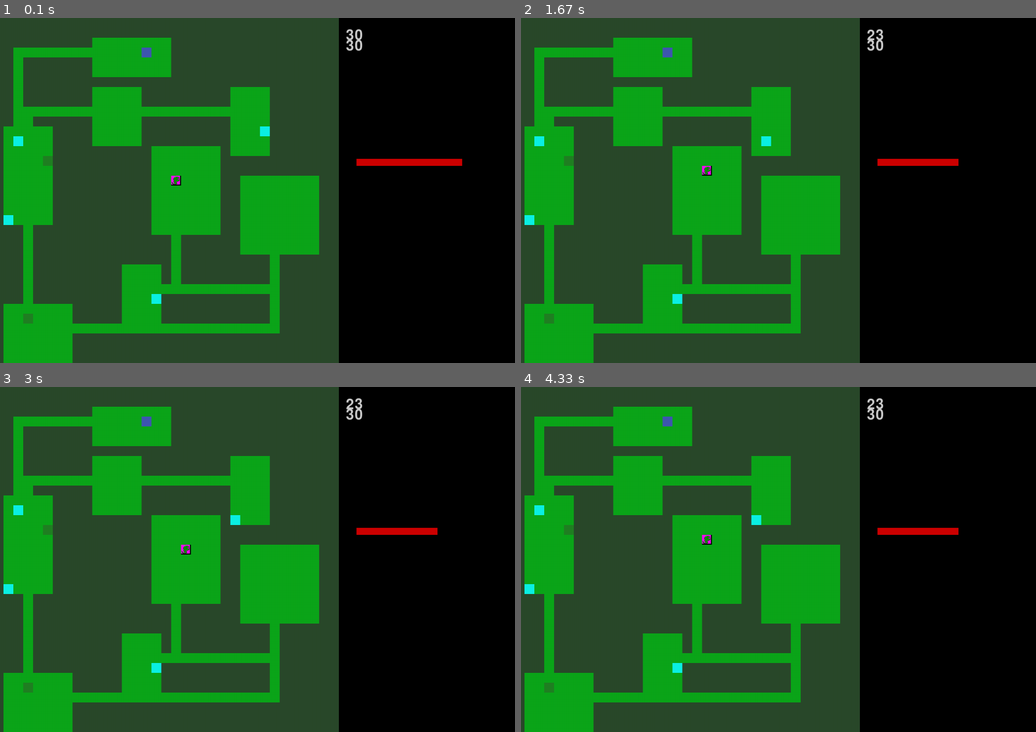
Above: before the commit, frames 1-4 (two rows, left to right).
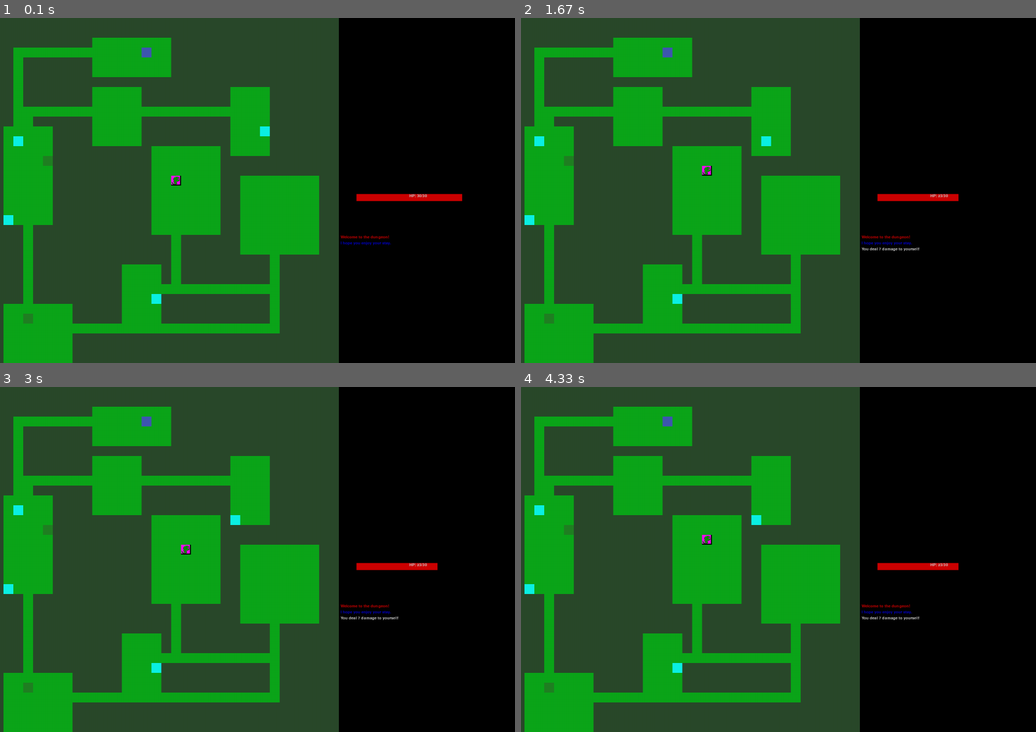
Above: after the commit, the same moments.

Repository: flyguy10269/pygametutorial
Game: pygame game, started from pygametut.py
The game is run twice, just before and just after one commit, with the same random seed, the same clock (stepped at 60 frames per second) and the same inputs. The source is Python 2; it was converted automatically to run under Python 3.
Inputs:
- Up to frame 1 (0.1 s): no input
- Up to frame 2 (1.67 s): hold F7 0.33-0.8 s; hold Right 0.33-0.8 s; hold Right 0.83-1.3 s; hold Up 1.33-1.63 s
- Up to frame 3 (3 s): hold Right 1.67-2.13 s; hold Left 2.17-2.7 s; hold Down from 2.73 s (still down)
- Up to frame 4 (4.33 s): release Down at 3.03 s; hold Left 3.07-3.47 s; hold Up 3.5-3.87 s; hold Right from 3.9 s (still down)

The runs differ from the first frame. In frame 1, 1.1% of the frame differs, in the area x 66-90%, y 3-66%; in frame 2, 1.0%; in frame 3, 1.0%; in frame 4, 1.0%.

Commit message:
Added message log(needs more work).

Diff:
--- a/pygametut.py
+++ b/pygametut.py
@@ -41,6 +41,25 @@
 map = []
 LIMIT_FPS = 30
 fpsClock = pg.time.Clock()
+
+#side panel settings
+panel = pg.Surface((500,(TILE_SIZE*MAP_SIZE)))
+PANEL_X = TILE_SIZE*MAP_SIZE
+PANEL_Y = 0
+FONT_SIZE = 17
+AntiA = True	#antialiasing
+
+#message log settings
+MSG_X = 5
+MSG_Y = 600
+MSG_HEIGHT = 8 #number of lines to display
+MSG_WIDTH = 50 #number of characters for each line
+game_msgs = []
+
+#HP bar constants
+HP_BAR_X = 50
+HP_BAR_Y = 500
+
 #main surface window
 window = pg.display.set_mode((TILE_SIZE*MAP_SIZE+500,TILE_SIZE*MAP_SIZE))
 #GUI side panel
@@ -149,10 +168,11 @@
 
 		if damage > 0:
 			#make the target take some damage
-			print self.owner.name + ' attacks ' + target.name + ' for ' + str(damage) + ' hit points'
+			message(self.owner.name + ' attacks ' + target.name + ' for ' + str(damage) + ' hit points',
+				colors['red'])
 			target.fighter.take_damage(damage)
 		else:
-			print self.owner.name + ' attacks ' + target.name + ' but it has no effect'
+			message(self.owner.name + ' attacks ' + target.name + ' but it has no effect',colors['blue'])
 
 class BasicMonster:
 	#AI for a basic monster
@@ -170,6 +190,7 @@
 def player_death(player):
 	#the game ended
 	global game_state
+	message('You have died!',colors['red'])
 	print 'You died'
 	game_state = 'dead'
 
@@ -178,7 +199,7 @@
 
 def monster_death(monster):
 	#transform it into a corpse that doesn't block movement
-	print monster.name + ' is dead'
+	message(monster.name + ' is dead.')
 	monster.image = CORPSE_IMAGE
 	monster.surfaceImage = pg.image.load(CORPSE_IMAGE).convert()
 	monster.blocks = False
@@ -271,24 +292,18 @@
 		failed = False
 
 		for other_room in rooms:
-			print "room looping"
-
 			if new_room.intersect(other_room):
-				print "room intersect"
-
 				failed = True
 				break
 
 		if not failed:
-			print "first room created"
 
 			create_room(new_room)
 			(new_x, new_y) = new_room.center()
 			if num_rooms == 0:
+				print "first room created"
 				player.x = new_x
 				player.y = new_y
-				#player.x = new_x
-				#player.y = new_y
 
 			else:
 				place_monsters(new_room)
@@ -322,6 +337,19 @@
 	else:
 		player.move(dx, dy)
 
+def message(new_msg, color = colors['white']):
+	#split the message if needed
+	new_msg_lines = textwrap.wrap(new_msg,MSG_WIDTH)
+
+	for line in new_msg_lines:
+		#if the buffer is full, remove the first line
+		if len(game_msgs) == MSG_HEIGHT:
+			del game_msgs[0]
+			print('message redacted')
+
+		#add the new line as a tuple, with the text and color
+		game_msgs.append((line, color))
+
 def render_bar(x,y,total_width,name,value,maximum,bar_color,back_color):
 	#clear side panel
 	panel.fill(colors['black'])
@@ -334,7 +362,21 @@
 	#testing bar
 	bar.fill(bar_color)
 	window.blit(panel,(TILE_SIZE*MAP_SIZE,300))
-	#centered text with values
+
+	#text with values
+	font = pg.font.Font(None, FONT_SIZE)
+	text = font.render(name + ': ' +str(value) + '/' + str(maximum),
+		AntiA,colors['white'])
+
+	panel.blit(text,(x+total_width/2,y))
+
+	#display messages
+	y = 1
+	for (line, color) in game_msgs:
+		message = font.render(line,AntiA,color)
+		panel.blit(message,(MSG_X,MSG_Y+(y*FONT_SIZE)))
+		y += 1
+
 
 def render_all():
 	#draw all objects
@@ -352,17 +394,9 @@
 			object.draw()
 		player.draw()
 
-	#window.blit(font.render(player.fighter.hp),TILE_SIZE*MAP_SIZE+20,30)
-	font = pg.font.Font(None, 60)
-	show_hp = font.render(str(player.fighter.hp),True,colors['white'])
-	window.blit(show_hp,(TILE_SIZE*MAP_SIZE+20,30))
-	#max hp
-	font = pg.font.Font(None, 60)
-	show_max = font.render(str(player.fighter.max_hp),True,colors['white'])
-	window.blit(show_max,(TILE_SIZE*MAP_SIZE+20,60))
-
-	render_bar(50,100,300,'HP',player.fighter.hp,player.fighter.max_hp,
+	render_bar(HP_BAR_X,HP_BAR_Y,300,'HP',player.fighter.hp,player.fighter.max_hp,
 			colors['red'],colors['black'])
+	window.blit(panel,(PANEL_X,PANEL_Y))
 
 def is_blocked(x, y):
 	#first test the map tile
@@ -401,6 +435,7 @@
 				toggle_fullscreen()
 			elif event.key == K_F7:
 				player.fighter.take_damage(7)
+				message('You deal 7 damage to yourself')
 
 			if game_state == 'playing':
 				if event.key == K_RIGHT:
@@ -444,6 +479,11 @@
 game_state = 'playing'
 player_action = 'None'
 
+#test messaging
+message('Welcome to the dungeon!',colors['red'])
+message('I hope you enjoy your stay.',colors['blue'])
+
+
 while playing:
 	window.fill(BGCOLOR)
 	render_all()
